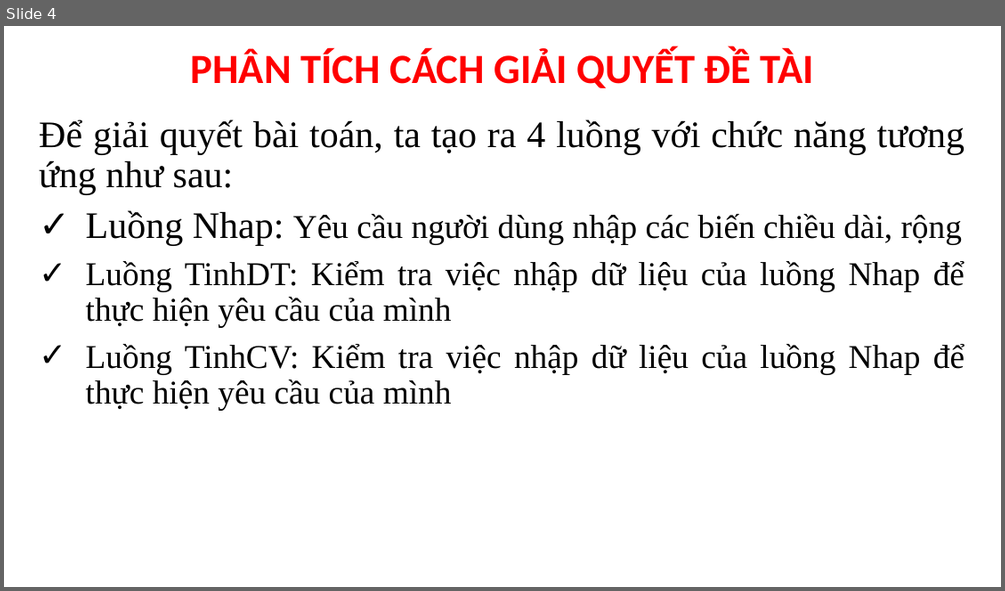
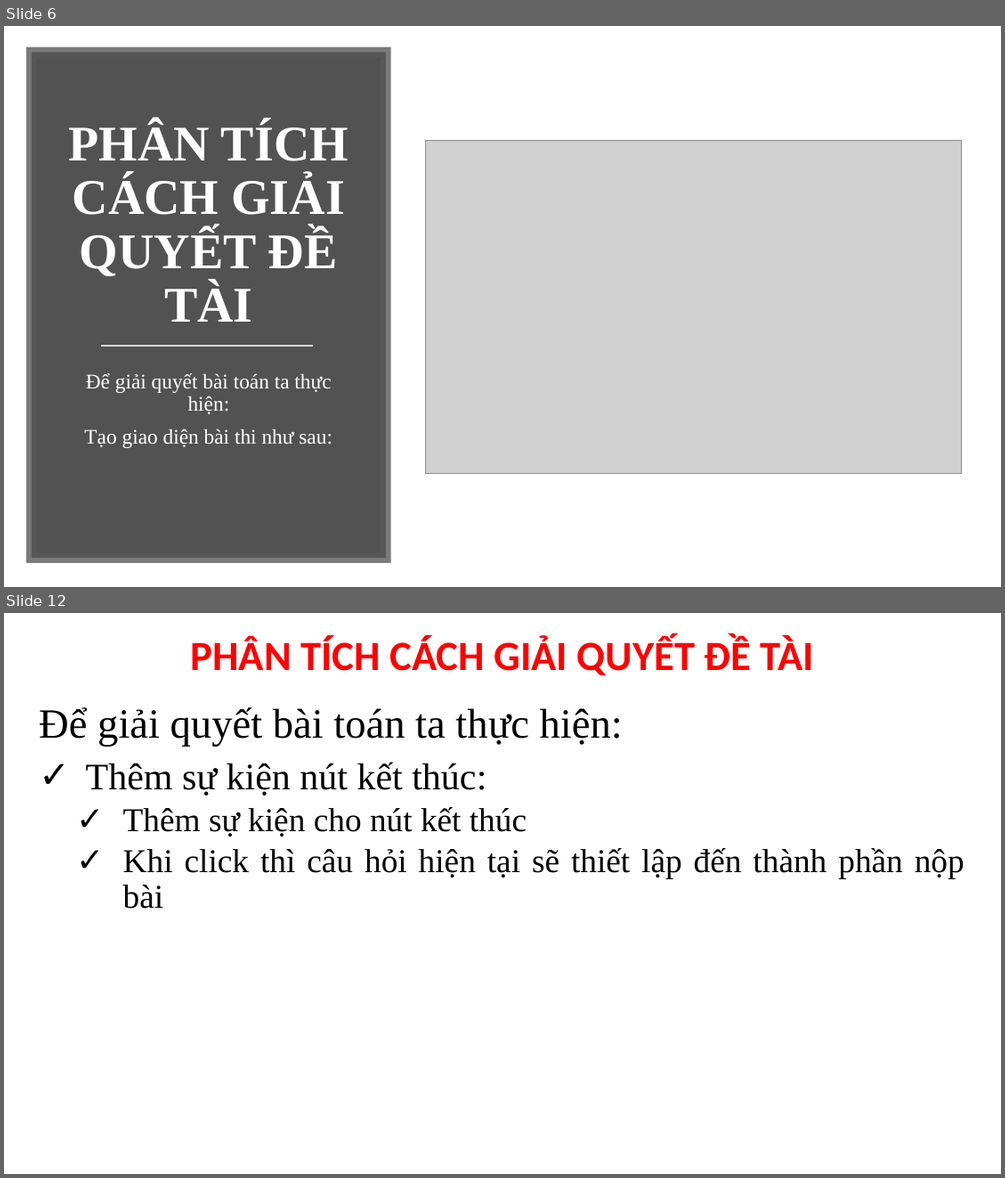
Before and after one commit to brucelee7/exam, a slide deck: SLIDE BAO CAO DE TAI.pptx. Shown one above the other, each under a label of ours: slide 4 before the commit, slides 6 and 12 after it; the slides between them are not shown. The pictures are 1005x591 and 1005x1178 pixels, drawn with LibreOffice and Linux fonts; fonts in the diff are those of the drawing; grey boxes stand for pictures. Boxes give left, top, right and bottom in pixels: in the first picture for what was removed or moved away, otherwise in the second. Text is boxed around its words. In the diff, an @@ line names an element or a change of style, - is before the commit and + after.

```diff
--- a/SLIDE BAO CAO DE TAI.pptx
+++ b/SLIDE BAO CAO DE TAI.pptx
@@ slide 12 added at (4, 613, 1001, 1174), background #FFFFFF @@
@@ text added at (191, 635, 814, 675), 40 pt, text #FF0000, bold @@
+PHÂN TÍCH CÁCH GIẢI QUYẾT ĐỀ TÀI
@@ subtitle added at (39, 707, 964, 908), 32 pt, text #000000 @@
+Để giải quyết bài toán ta thực hiện:
+✓ Thêm sự kiện nút kết thúc:
+  ✓ Thêm sự kiện cho nút kết thúc
+  ✓ Khi click thì câu hỏi hiện tại sẽ thiết lập đến thành phần nộp bài
@@ what was slide 4 is now slide 6 @@
@@ slide 6 changed as well @@
@@ rectangle added at (32, 52, 386, 557), fill #404040 at 90% opacity, outline #595959 10 pt @@
@@ text "PHÂN TÍCH CÁCH GIẢI QUYẾT ...": place and size @@
-text "PHÂN TÍCH CÁCH GIẢI QUYẾT ..." at (191, 48, 814, 88)
+text "PHÂN TÍCH CÁCH GIẢI QUYẾT ..." at (69, 122, 348, 321)
@@ text "PHÂN TÍCH CÁCH GIẢI QUYẾT ..." at (69, 122, 348, 321): size 40 to 48 pt, font Calibri to Times New Roman, text colour #FF0000 to #FFFFFF; more space between paragraphs @@
@@ picture added at (426, 140, 962, 473) @@
@@ line added from (101, 346) to (313, 346), #D9D9D9 1.75 pt @@
@@ subtitle at (84, 373, 332, 448): text changed; size 32 to 20 pt; text colour #000000 to #FFFFFF @@
-Để giải quyết bài toán, ta tạo ra 4 luồng với chức năng tương ứng như sau:
-✓ Luồng Nhap: Yêu cầu người dùng nhập các biến chiều dài, rộng
-✓ Luồng TinhDT: Kiểm tra việc nhập dữ liệu của luồng Nhap để thực hiện yêu cầu của mình
-✓ Luồng TinhCV: Kiểm tra việc nhập dữ liệu của luồng Nhap để thực hiện yêu cầu của mình
+Để giải quyết bài toán ta thực hiện:
+Tạo giao diện bài thi như sau:
```
Also in this commit, not shown: 3 other slides changed, 18 other slides added, 7 slides removed.
